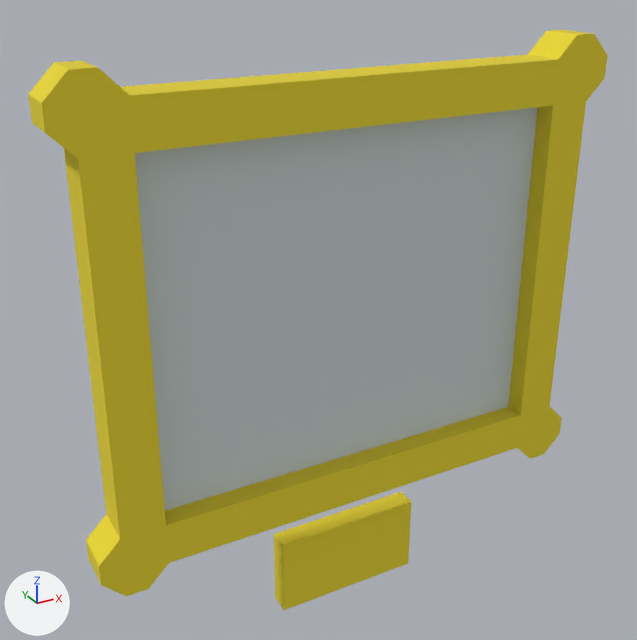
The OBJ model public/models/furniture/landscape/landscape.obj as it was, and as the next commit left it.
The view is the same before and after, from a camera (50 mm lens) standing at (-75.0, -106.2, 247.6) and looking at (-3.3, 24.2, 182.4). Lighting does not change. The marker at lower left points along +X, +Y and +Z. The picture after the commit comes second. Where no turn or scale is listed for an object, it has been applied to the vertices.

The older version as bpy lines, for what is in view:
```python
me_object_landscape_2026_09_21_11_28_14 = bpy.data.meshes.new('Object Landscape 2026-09-21_11-28-14')
me_object_landscape_2026_09_21_11_28_14.from_pydata(...)  # 58 vertices, 74 faces; spans x -50.0..52.0, y 15.1..23.1, z 123.0..231.0
# faces by material slot: [10, 10, 40, 2, 6, 6]
me_object_landscape_2026_09_21_11_28_14.materials.append(mat_c0)  # yellow #ddca2e
me_object_landscape_2026_09_21_11_28_14.materials.append(mat_c1)  # yellow #c1b02a
me_object_landscape_2026_09_21_11_28_14.materials.append(mat_c2)  # yellow #edda32
me_object_landscape_2026_09_21_11_28_14.materials.append(mat_c3)  # light grey #d0dbdb
me_object_landscape_2026_09_21_11_28_14.materials.append(mat_c4)  # yellow #cdbb2a
me_object_landscape_2026_09_21_11_28_14.materials.append(mat_c5)  # yellow #ead632
ob_object_landscape_2026_09_21_11_28_14 = bpy.data.objects.new('Object Landscape 2026-09-21_11-28-14', me_object_landscape_2026_09_21_11_28_14)
ob_object_landscape_2026_09_21_11_28_14.location = (0.0, 0.0, 0.0)
```
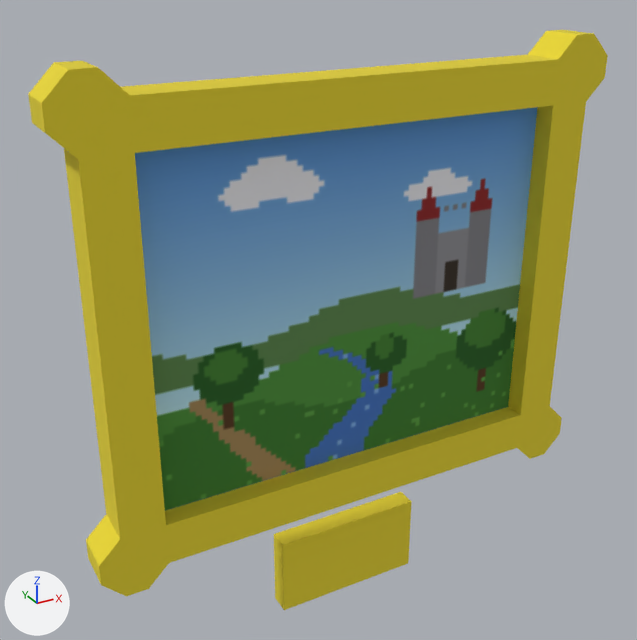
The change in detail:
Picture 'landscape_painting.png' (img_landscape_painting_png) is new.
Material 'painting' (mat_painting) is new.
Its texture is img_landscape_painting_png.
Its roughness is 1.0.
me_object_landscape_2026_09_21_11_28_14 has 58 vertices, 74 faces and spans x -50.0..52.0, y 15.1..23.1, z 123.0..231.0.
me_object_landscape_2026_09_21_11_28_14 is used by ob_object_landscape_2026_09_21_11_28_14; location (0.0, 0.0, 0.0).
me_object_landscape_2026_09_21_11_28_14 part 1: all 2 faces that had it switch from mat_c3 (light grey #d0dbdb) to mat_painting (picture img_landscape_painting_png).
me_object_landscape_2026_09_21_11_28_14 part 2: texture (UV) coordinates changed.

Pixel boxes [x1, y1, x2, y2] of what changed, in the pictures (637 x 640 px):
'Object Landscape 2026-09-21_11-28-14', recoloured, surface changed (darker): [132, 105, 553, 524] in both
part 1 of me_object_landscape_2026_09_21_11_28_14, recoloured (darker): [135, 107, 538, 511] in both
